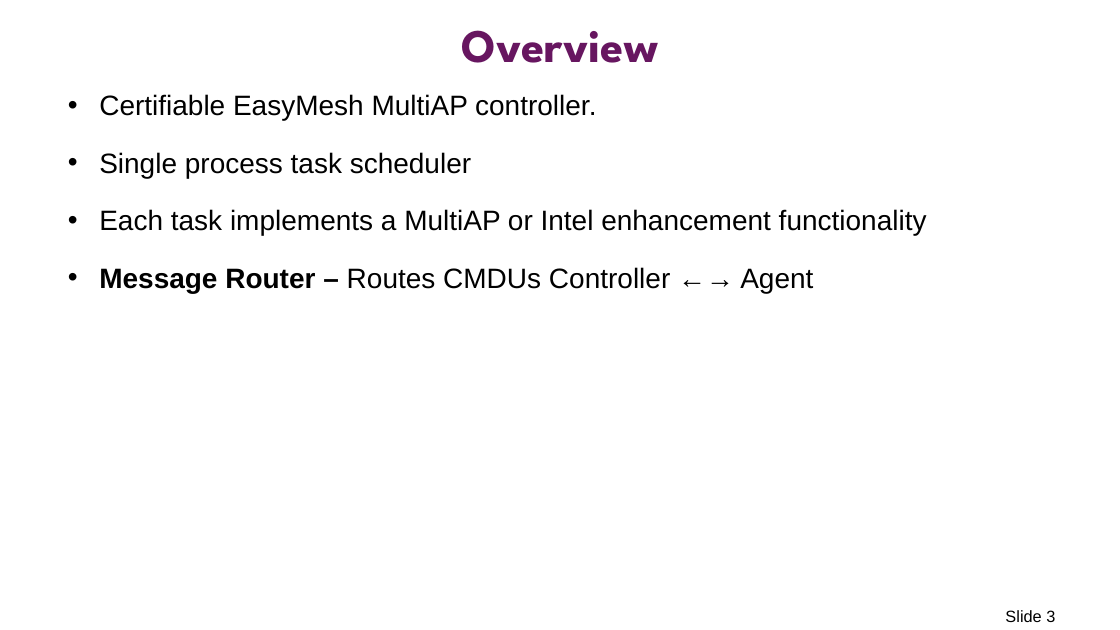
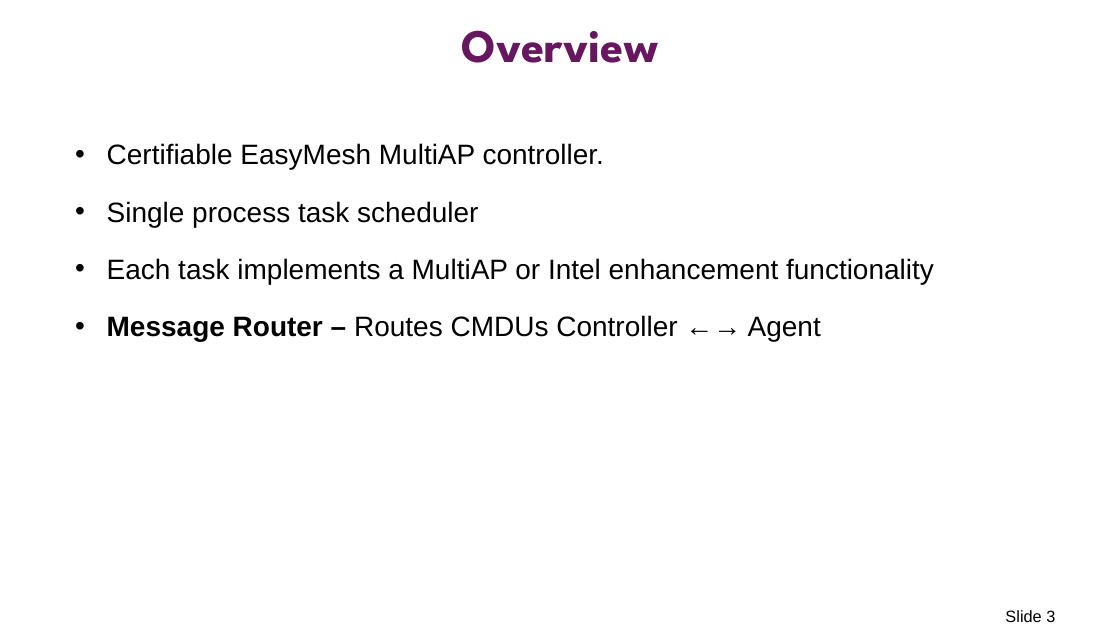
Before and after one commit to prplfoundation/prplMesh, a slide deck: slide 3 of documentation/prplMesh-infra-controller.pptx. Drawn at 1120x630 pixels with LibreOffice and Linux fonts; fonts in the diff are those of the drawing. Boxes give left, top, right and bottom in pixels: in the first picture for what was removed or moved away, otherwise in the second. Text is boxed around its words. In the diff, an @@ line names an element or a change of style, - is before the commit and + after.

Commit message:
Update prplmMesh-infra-controller.pptx
github contained the wrong version of this presentation, so update it to the one that was presented in the prplmesh workshop.

```diff
--- a/documentation/prplMesh-infra-controller.pptx
+++ b/documentation/prplMesh-infra-controller.pptx
@@ text "Certifiable EasyMesh MultiAP controller.": place and size @@
-text "Certifiable EasyMesh MultiAP controller." at box(99, 94, 927, 293)
+text "Certifiable EasyMesh MultiAP controller." at box(107, 143, 934, 342)
```
Also in this commit, not shown: 5 other slides changed, 1 slide added, 2 slides removed.
